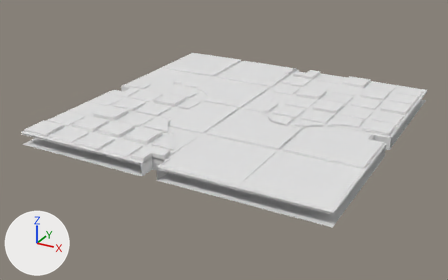
What one commit did to the FBX model Assets/Data/Level/Biomes/AbyssalRuins/Models/K_Floor_Path_D.fbx.
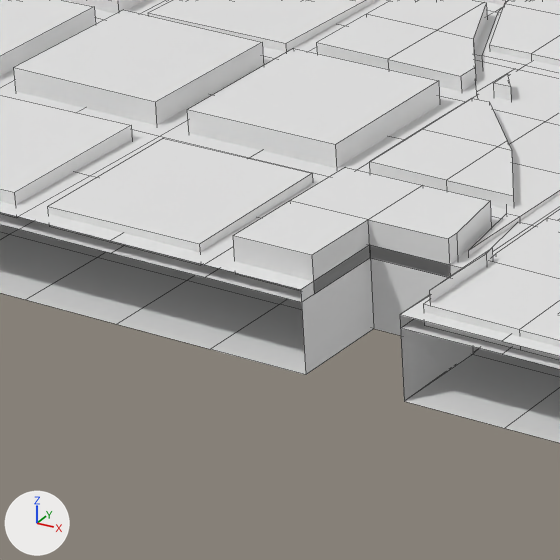
The first picture shows the older version from a camera (50 mm lens) standing at (4.42, -8.65, 3.69) and looking at (-0.17, -0.3, -0.48). The close-ups show the older and then the newer version on the part from 21% to 40% of the width and 43% to 73% of the height of that picture. Only the edits that show in the close-ups are written down. The axes (+X, +Y, +Z) are drawn at lower left. The lights are the same throughout. The close-ups show mesh edges as thin lines. Where no turn or scale is listed for an object, it has been applied to the vertices.

Before the edit, the objects in view are built like this:
```python
me_k_floor_path_d = bpy.data.meshes.new('K_Floor_Path_D')
me_k_floor_path_d.from_pydata(...)  # 1562 vertices, 1202 faces; spans x -2.5..2.5, y -2.5..2.5, z -0.03..0.06
# faces by material slot: [935, 157, 110]
me_k_floor_path_d.materials.append(mat_joint)  # white #e7e7e7
me_k_floor_path_d.materials.append(mat_floor)  # white #e7e7e7
me_k_floor_path_d.materials.append(mat_path)  # white #e7e7e7
me_k_floor_path_d_colground0 = bpy.data.meshes.new('K_Floor_Path_D_ColGround0')
me_k_floor_path_d_colground0.from_pydata(...)  # 554 vertices, 512 faces; spans x -2.5..2.5, y -2.5..2.5, z -0.2..0.0
me_k_floor_path_d_colground4 = bpy.data.meshes.new('K_Floor_Path_D_ColGround4')
me_k_floor_path_d_colground4.from_pydata(...)  # 532 vertices, 496 faces; spans x -2.5..2.5, y -2.5..2.5, z -0.2..0.0
# before: 251 (-0.25, -2.25, 0.0) at pixel (369, 244), 253 (0.0, -2.25, 0.0), 264 (-0.25, -2.5, 0.0) at pixel (300, 289), 265 (0.0, -2.5, 0.0) at pixel (399, 314), 322 (-0.25, -2.25, -0.2) at pixel (373, 328)
# before: 323 (0.0, -2.25, -0.2), 326 (-0.25, -2.5, -0.2) at pixel (305, 374), 327 (0.0, -2.5, -0.2) at pixel (404, 401)
ob_k_floor_path_d = bpy.data.objects.new('K_Floor_Path_D', me_k_floor_path_d)
ob_k_floor_path_d.location = (0.0, 0.0, 0.0)
ob_k_floor_path_d_colground0 = bpy.data.objects.new('K_Floor_Path_D_ColGround0', me_k_floor_path_d_colground0)
ob_k_floor_path_d_colground0.location = (0.0, 0.0, 0.0)
ob_k_floor_path_d_colground4 = bpy.data.objects.new('K_Floor_Path_D_ColGround4', me_k_floor_path_d_colground4)
ob_k_floor_path_d_colground4.location = (0.0, 0.0, 0.0)
```
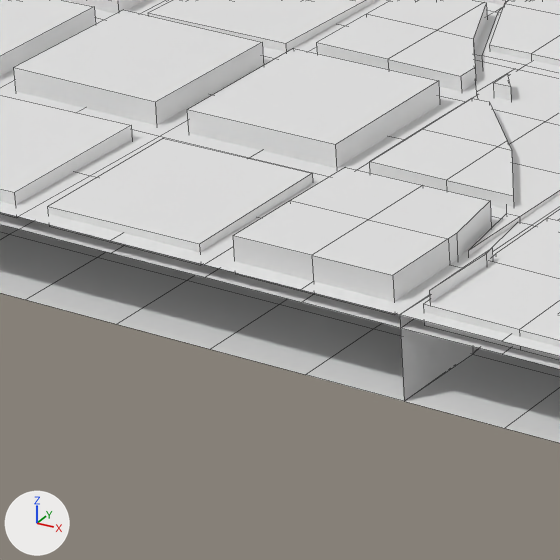
What differs and where, as boxes [x1, y1, x2, y2] in the close-ups (560 x 560 px; the box of a moved part takes in the faces that stretch with it):
'K_Floor_Path_D_ColGround4', reshaped
    before: [0, 0, 514, 397]
    after: [0, 0, 514, 401]
part 1 of me_k_floor_path_d, added
    after: [312, 239, 450, 315]
part 2 of me_k_floor_path_d_colground4, moved or reshaped
    before: [301, 246, 462, 375]
    after: [301, 265, 462, 401]

The change, as a list of edits to the scene's bpy script:
```text
Change me_k_floor_path_d:
    used by ob_k_floor_path_d; location = (0.0, 0.0, 0.0)
    remove me_k_floor_path_d.from_pydata(...)  # 1562 vertices, 1202 faces; spans x -2.5..2.5, y -2.5..2.5, z -0.03..0.06
    add me_k_floor_path_d.from_pydata(...)  # 1565 vertices, 1210 faces; spans x -2.5..2.5, y -2.5..2.5, z -0.03..0.06
    me_k_floor_path_d part 1: 1 vertex added at x -0.05, y -2.45, z -0.03
    other edits to the shape of me_k_floor_path_d do not show in these pictures
Change me_k_floor_path_d_colground4:
    used by ob_k_floor_path_d_colground4; location = (0.0, 0.0, 0.0)
    verts and faces of me_k_floor_path_d_colground4; kept vertices keep their numbers, new ones are numbered from 532
    remove me_k_floor_path_d_colground4.from_pydata(...)  # 532 vertices, 496 faces; spans x -2.5..2.5, y -2.5..2.5, z -0.2..0.0
    add me_k_floor_path_d_colground4.from_pydata(...)  # 532 vertices, 493 faces; spans x -2.5..2.5, y -2.5..2.5, z -0.2..0.0
    me_k_floor_path_d_colground4 part 2
    add delete_faces([(251, 264, 326, 322), (251, 322, 323, 253), (253, 323, 327, 265)])
    add faces += [(251, 264, 265, 253), (322, 323, 327, 326)]
    other edits to the shape of me_k_floor_path_d_colground4 do not show in these pictures
```
